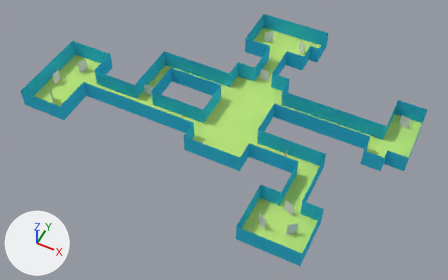
The Blender file examples/user_interface/zombie_fighter/data/level/level1.blend, before and after one commit.
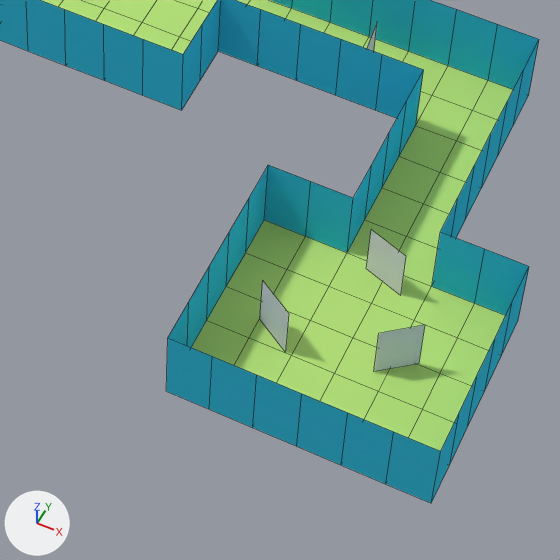
The first picture shows the older version from a 50 mm camera at (36.7, -80.1, 92.3) aimed at (-1.6, -3.5, -3.4). The close-ups show the older and then the newer version on the part from 44% to 74% of the width and 52% to 100% of the height of that picture. Only the edits that show in the close-ups are written down. The lights are fixed; the arrows at lower left show +X, +Y and +Z. The close-ups show mesh edges as thin lines.

Before the edit, the objects in view are built like this:
```python
me_female_zombie_mesh = bpy.data.meshes.new('female_zombie_mesh')
me_female_zombie_mesh.from_pydata([(-1.0, -1.0, 0.0), (1.0, -1.0, 0.0), (-1.0, 0.49, 0.0), (1.0, 0.49, 0.0)], [], [(0, 1, 3, 2)])
me_female_zombie_mesh.materials.append(mat_female_zombie_material)  # its picture is missing
me_grid_001 = bpy.data.meshes.new('Grid.001')
me_grid_001.from_pydata(...)  # 635 vertices, 527 faces; spans x -42.0..34.0, y -26.0..30.0, z 0.0..4.0
# faces by material slot: [216, 311]
me_grid_001.materials.append(mat_walls)  # cyan #3ac5e7
me_grid_001.materials.append(mat_floor_inside)  # green #bce77c
ob_female_zombie_object_004 = bpy.data.objects.new('female_zombie_object.004', me_female_zombie_mesh)
ob_female_zombie_object_004.location = (18.02, -16.73, 1.94)
ob_female_zombie_object_004.rotation_euler = (1.571, 0.0, 2.821)  # degrees (90, 0, 162)
ob_female_zombie_object_004.scale = (1.0, 1.96, 1.0)
ob_female_zombie_object_005 = bpy.data.objects.new('female_zombie_object.005', me_female_zombie_mesh)
ob_female_zombie_object_005.location = (14.86, -21.44, 1.94)
ob_female_zombie_object_005.rotation_euler = (1.571, 0.0, 2.586)  # degrees (90, 0, 148)
ob_female_zombie_object_005.scale = (1.0, 1.96, 1.0)
ob_female_zombie_object_006 = bpy.data.objects.new('female_zombie_object.006', me_female_zombie_mesh)
ob_female_zombie_object_006.location = (20.22, -20.57, 1.94)
ob_female_zombie_object_006.rotation_euler = (1.571, 0.0, 3.816)  # degrees (90, 0, 219)
ob_female_zombie_object_006.scale = (1.0, 1.96, 1.0)
ob_grid = bpy.data.objects.new('Grid', me_grid_001)
ob_grid.location = (0.0, 0.0, 0.0)
```
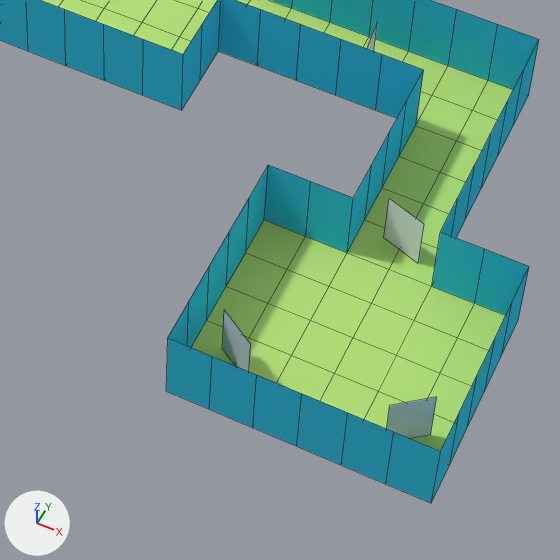
Pixel boxes [x1, y1, x2, y2] of what changed, in the close-ups (560 x 560 px):
```json
{"object": "female_zombie_object.006", "change": "moved", "before": [374, 325, 425, 372], "after": [386, 397, 437, 438]}
{"object": "female_zombie_object.004", "change": "moved", "before": [366, 230, 406, 295], "after": [384, 198, 424, 263]}
{"object": "female_zombie_object.005", "change": "moved", "before": [260, 281, 289, 352], "after": [222, 310, 251, 371]}
```

Edits to the scene script, one JSON object a line:
```json
{"op": "set", "path": "ob_female_zombie_object_006.location", "old": "(20.22, -20.57, 1.94)", "new": "(21.97, -23.62, 1.94)"}
{"op": "set", "path": "ob_female_zombie_object_005.location", "old": "(14.86, -21.44, 1.94)", "new": "(14.05, -23.54, 1.94)"}
{"op": "set", "path": "ob_female_zombie_object_004.location", "old": "(18.02, -16.73, 1.94)", "new": "(18.07, -14.83, 1.94)"}
```
